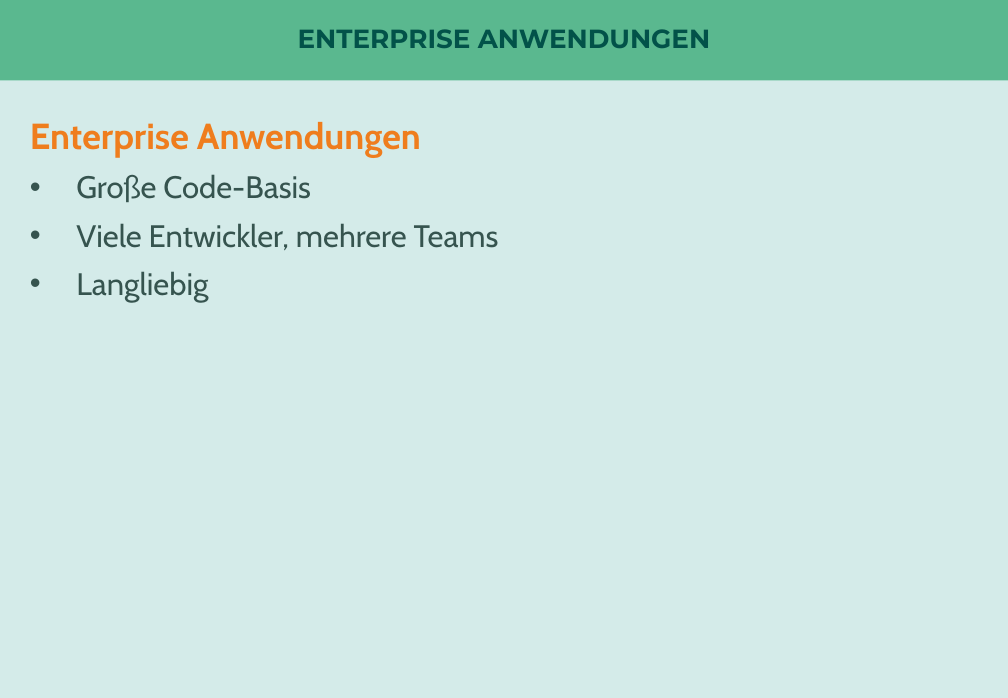
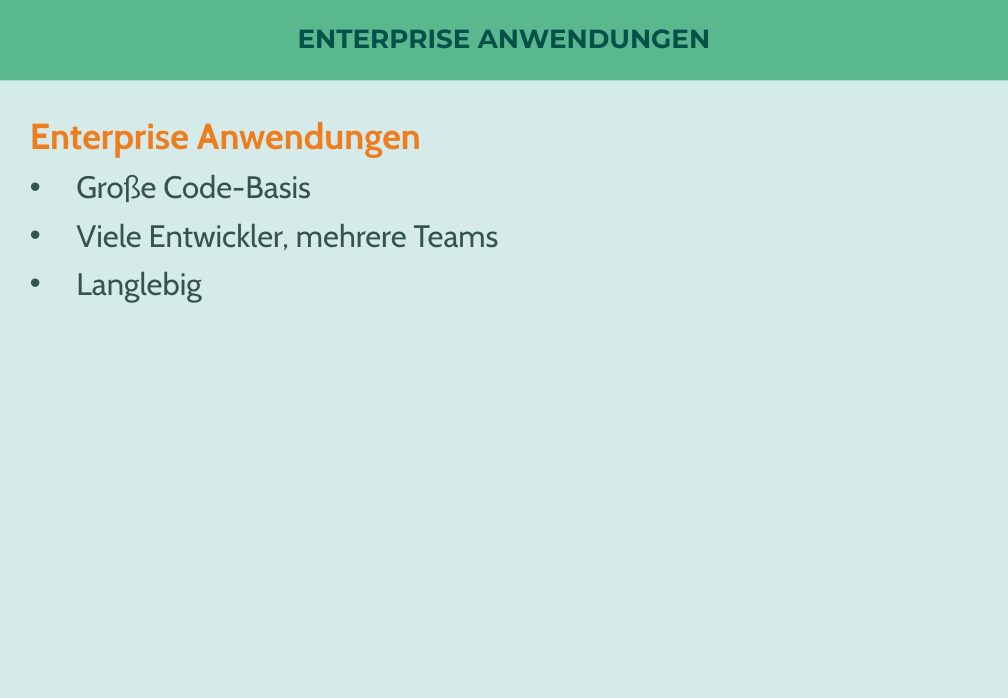
Before and after one commit to nilshartmann/react-talk, a slide deck: slide 4 of react-in-enterprise-anwendungen.pptx. Drawn at 1008x698 pixels with LibreOffice and Linux fonts; fonts in the diff are those of the drawing. Boxes give left, top, right and bottom in pixels: in the first picture for what was removed or moved away, otherwise in the second. Text is boxed around its words. In the diff, an @@ line names an element or a change of style, - is before the commit and + after.

```diff
--- a/react-in-enterprise-anwendungen.pptx
+++ b/react-in-enterprise-anwendungen.pptx
@@ text at (76,271,201,303): text changed @@
-• Langliebig
+• Langlebig
```
Also in this commit, not shown: 5 other slides changed, 14 slides added, 7 slides removed, 1 other file.
